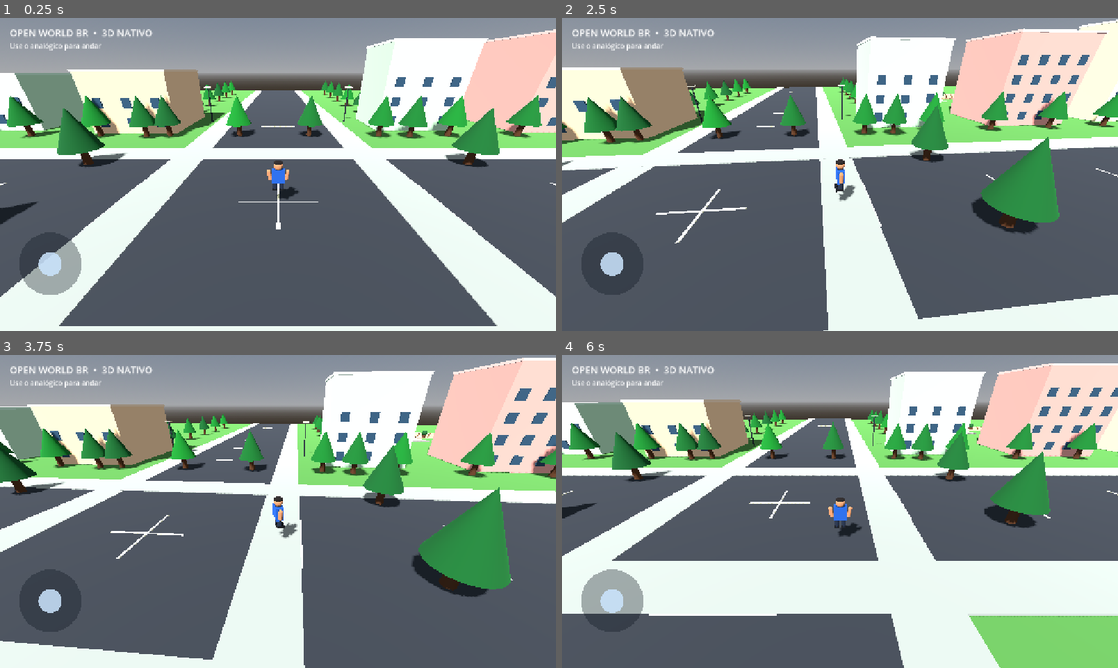
Above: before the commit, frames 1-4 (two rows, left to right).
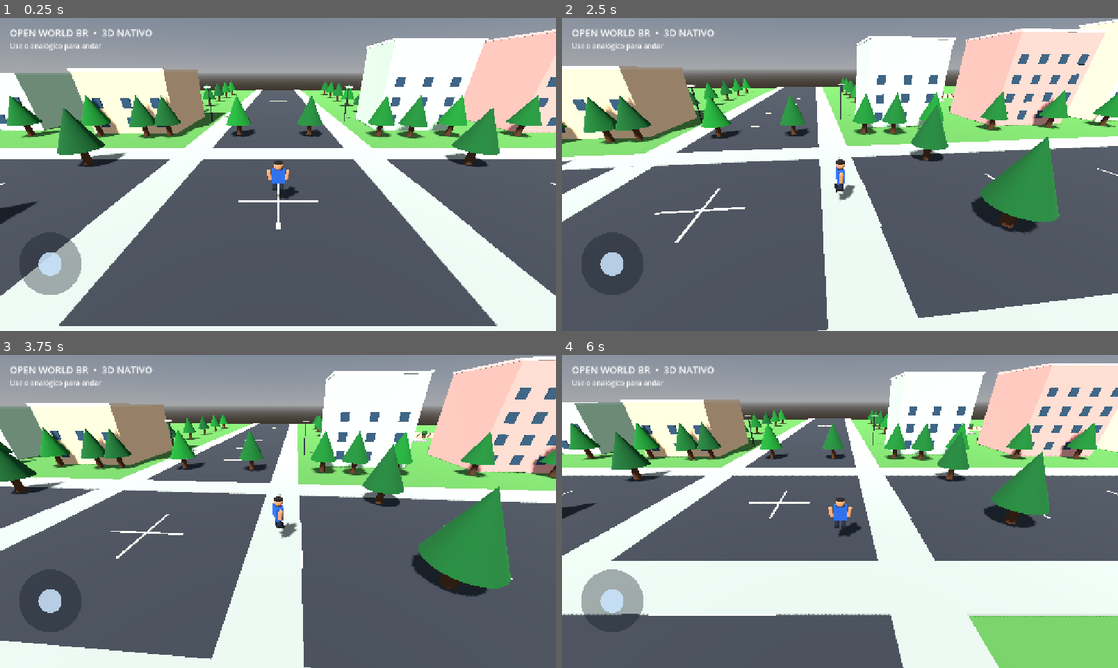
Above: after the commit, the same moments.

Repository: ffuxyxfyxhcocyocg-art/OPEN-WORLD-ANDROID
Game: Godot game, scene res://scenes/bootstrap.tscn
The game is run twice, just before and just after one commit, with the same random seed, the same clock (stepped at 60 frames per second) and the same inputs.
Inputs (mouse positions are in pixels of both pictures, inside the frame that each line leads up to):
- Up to frame 1 (0.25 s): no input
- Up to frame 2 (2.5 s): move the mouse to (962, 158) at 0.52 s; hold Right (ui_right) 0.53-1.25 s; click (962, 158) at 0.67 s; drag from (728, 190) to (812, 237) at 1.27 s; move the mouse to (895, 105) at 2.02 s; hold Right (ui_right) from 2.03 s (still down)
- Up to frame 3 (3.75 s): release Right (ui_right) at 2.75 s; drag from (250, 574) to (111, 464) at 2.77 s; move the mouse to (444, 558) at 3.52 s; hold Left (ui_left) from 3.53 s (still down)
- Up to frame 4 (6 s): release Left (ui_left) at 4.25 s; drag from (673, 464) to (756, 433) at 4.27 s; move the mouse to (867, 511) at 5.02 s; hold Down (ui_down) 5.03-5.75 s; click (867, 511) at 5.17 s; drag from (756, 433) to (728, 527) at 5.77 s

The runs differ from the first frame. In frame 1, 0.8% of the frame differs, in the area x 0-100%, y 3-98%; in frame 2, 2.3%, in the area x 0-100%, y 0-100%; in frame 3, 1.9%; in frame 4, 0.5%.

Commit message:
Reduce mobile world startup load to prevent blue screen

Diff:
--- a/godot/scripts/world.gd
+++ b/godot/scripts/world.gd
@@ -57,7 +57,7 @@
     m.albedo_color = color
     return m
 
-func _box(parent: Node3D, size: Vector3, pos: Vector3, color: Color) -> MeshInstance3D:
+func _box(parent: Node3D, size: Vector3, pos: Vector3, color: Color, with_collision: bool = true) -> MeshInstance3D:
     var n := MeshInstance3D.new()
     var mesh := BoxMesh.new()
     mesh.size = size
@@ -65,14 +65,15 @@
     n.position = pos
     n.material_override = _mat(color)
     parent.add_child(n)
-    var body := StaticBody3D.new()
-    body.position = pos
-    var collision := CollisionShape3D.new()
-    var shape := BoxShape3D.new()
-    shape.size = size
-    collision.shape = shape
-    body.add_child(collision)
-    parent.add_child(body)
+    if with_collision:
+        var body := StaticBody3D.new()
+        body.position = pos
+        var collision := CollisionShape3D.new()
+        var shape := BoxShape3D.new()
+        shape.size = size
+        collision.shape = shape
+        body.add_child(collision)
+        parent.add_child(body)
     return n
 
 func _make_world() -> void:
@@ -114,7 +115,7 @@
     b.cast_shadow = GeometryInstance3D.SHADOW_CASTING_SETTING_ON
 
     # Moldura clara no topo para dar acabamento às fachadas.
-    _box(self, Vector3(width + 0.25, 0.28, depth + 0.25), p + Vector3(0, h - 0.12, 0), trim_color)
+    _box(self, Vector3(width + 0.25, 0.28, depth + 0.25), p + Vector3(0, h - 0.12, 0), trim_color, false)
 
     # Janelas alinhadas na fachada da rua.
     var columns := max(2, int(width / 2.8))
@@ -124,8 +125,8 @@
             var wx := -width / 2.0 + (float(x) + 0.5) * width / float(columns)
             var wy := 1.5 + float(y) * 2.35
             if wy < h - 0.8:
-                _box(self, Vector3(1.05, 1.15, 0.10), p + Vector3(wx, wy, depth / 2.0 + 0.06), window_color)
-                _box(self, Vector3(1.05, 1.15, 0.10), p + Vector3(wx, wy, -depth / 2.0 - 0.06), window_color)
+                _box(self, Vector3(1.05, 1.15, 0.10), p + Vector3(wx, wy, depth / 2.0 + 0.06), window_color, false)
+                _box(self, Vector3(1.05, 1.15, 0.10), p + Vector3(wx, wy, -depth / 2.0 - 0.06), window_color, false)
 
 func _tree(p: Vector3) -> void:
     var trunk := MeshInstance3D.new()
@@ -150,18 +151,18 @@
 func _make_road_details() -> void:
     var sidewalk := Color(0.56, 0.57, 0.54)
     var paint := Color(0.92, 0.88, 0.68)
-    _box(self, Vector3(3.0, 0.18, 180), Vector3(-8.5, 0.02, 0), sidewalk)
-    _box(self, Vector3(3.0, 0.18, 180), Vector3(8.5, 0.02, 0), sidewalk)
-    _box(self, Vector3(180, 0.18, 3.0), Vector3(0, 0.03, -8.5), sidewalk)
-    _box(self, Vector3(180, 0.18, 3.0), Vector3(0, 0.03, 8.5), sidewalk)
+    _box(self, Vector3(3.0, 0.18, 180), Vector3(-8.5, 0.02, 0), sidewalk, false)
+    _box(self, Vector3(3.0, 0.18, 180), Vector3(8.5, 0.02, 0), sidewalk, false)
+    _box(self, Vector3(180, 0.18, 3.0), Vector3(0, 0.03, -8.5), sidewalk, false)
+    _box(self, Vector3(180, 0.18, 3.0), Vector3(0, 0.03, 8.5), sidewalk, false)
     for i in range(-8, 9):
         var offset := float(i) * 10.0
-        _box(self, Vector3(0.18, 0.025, 5.0), Vector3(offset, 0.075, 0), paint)
-        _box(self, Vector3(5.0, 0.025, 0.18), Vector3(0, 0.075, offset), paint)
+        _box(self, Vector3(0.18, 0.025, 5.0), Vector3(offset, 0.075, 0), paint, false)
+        _box(self, Vector3(5.0, 0.025, 0.18), Vector3(0, 0.075, offset), paint, false)
     for side in [-1.0, 1.0]:
         for z in [-24.0, 24.0]:
-            _box(self, Vector3(0.16, 5.2, 0.16), Vector3(side * 11.0, 2.6, z), Color(0.12, 0.14, 0.16))
-            _box(self, Vector3(1.0, 0.18, 0.42), Vector3(side * 11.0, 5.25, z), Color(0.95, 0.82, 0.58))
+            _box(self, Vector3(0.16, 5.2, 0.16), Vector3(side * 11.0, 2.6, z), Color(0.12, 0.14, 0.16), false)
+            _box(self, Vector3(1.0, 0.18, 0.42), Vector3(side * 11.0, 5.25, z), Color(0.95, 0.82, 0.58), false)
 
 func _character_piece(parent: Node3D, mesh: PrimitiveMesh, pos: Vector3, color: Color) -> MeshInstance3D:
     var part := MeshInstance3D.new()
